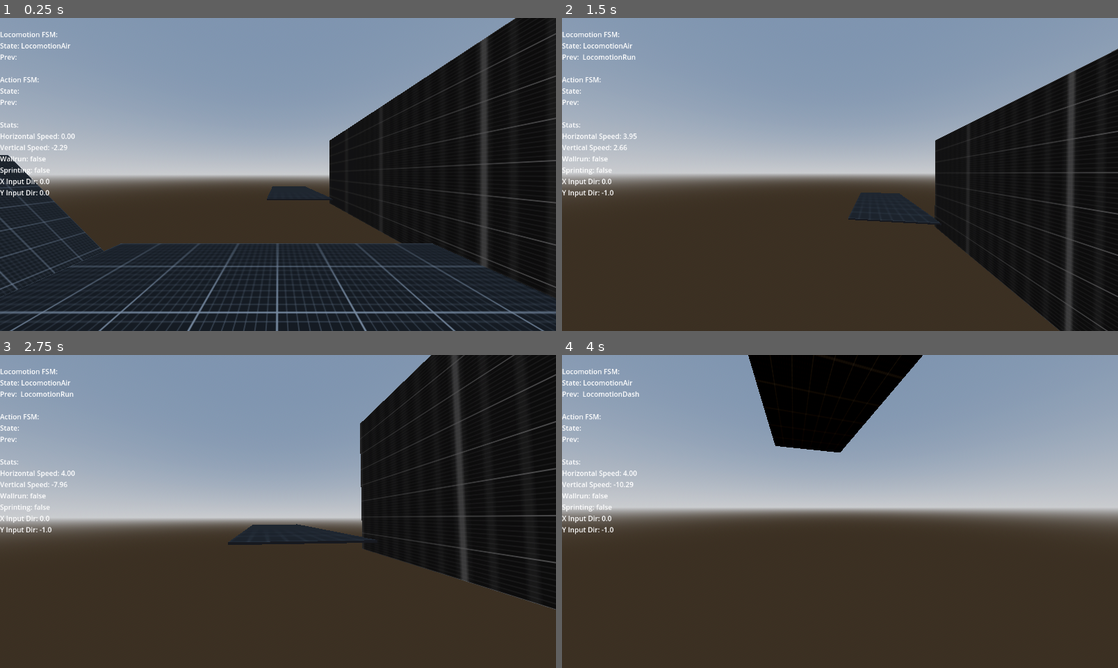
Above: before the commit, frames 1-4 (two rows, left to right).
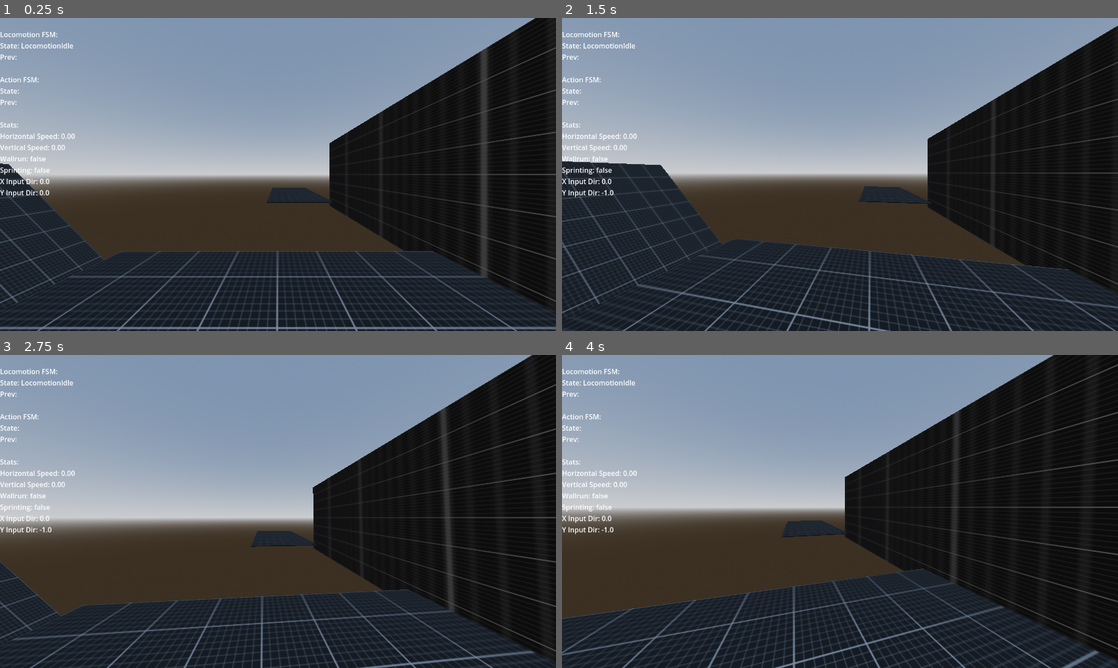
Above: after the commit, the same moments.

Repository: mdnrealdeal/parkour-game
Game: Godot game, scene res://scenes/levels/test_scene.tscn
The game is run twice, just before and just after one commit, with the same random seed, the same clock (stepped at 60 frames per second) and the same inputs.
Inputs (mouse positions are in pixels of both pictures, inside the frame that each line leads up to):
- Up to frame 1 (0.25 s): no input
- Up to frame 2 (1.5 s): tap Enter (ui_accept) at 0.5 s; move the mouse to (867, 174) at 0.52 s; hold X (crouch) 0.53-1.28 s; hold W (move_forward) from 0.53 s (still down); tap Space (jump) at 0.77, 0.8, 1.07, 1.35 s; move the mouse to (812, 174) at 1.27 s
- Up to frame 3 (2.75 s): keep holding W (move_forward); tap Space (jump) at 1.52, 1.82, 2.3 s; tap X (crouch) at 1.55 s; move the mouse to (289, 505) at 2.02 s; hold X (crouch) from 2.03 s (still down)
- Up to frame 4 (4 s): keep holding W (move_forward); move the mouse to (834, 517) at 2.77 s; release X (crouch) at 2.78 s; tap Shift (dash) at 2.85 s; tap Space (jump) at 3.02, 3.32, 3.77, 3.8 s; tap X (crouch) at 3.05 s; move the mouse to (878, 514) at 3.52 s; hold X (crouch) from 3.53 s (still down)

The runs differ from the first frame. In frame 1, 9.9% of the frame differs, in the area x 0-100%, y 0-100%; in frame 2, 33%; in frame 3, 32%; in frame 4, 57%.
Error after the commit: Parse Error: Identifier "coyote_timer" not declared in the current scope. (res://scripts/_FSMs/locoLayer/locomotion_air.gd:10)

Commit message:
interchanges

Diff:
--- a/entities/player/player.tscn
+++ b/entities/player/player.tscn
@@ -73,6 +73,7 @@
 
 [node name="LocomotionAir" type="Node" parent="Machines/LocoLayer"]
 script = ExtResource("3_fkugw")
+is_interruptable_state = null
 metadata/_custom_type_script = "uid://bs5rbrag8fxp3"
 
 [node name="LocomotionIdle" type="Node" parent="Machines/LocoLayer"]
--- a/scripts/_FSMs/locoLayer/locomotion_air.gd
+++ b/scripts/_FSMs/locoLayer/locomotion_air.gd
@@ -4,11 +4,6 @@
 #region Internal variables
 const WALLRUN_THRESHOLD: float = 0.5
 const WALLRUN_COOLDOWN: float = 0.75
-
-var air_jumps_left: int = 0
-
-@onready var coyote_timer: Timer = Timer.new()
-@onready var wallrun_timer: Timer = Timer.new()
 #endregion
 
 func _ready() -> void:
--- a/scripts/_FSMs/locoLayer/locomotion_dash.gd
+++ b/scripts/_FSMs/locoLayer/locomotion_dash.gd
@@ -3,8 +3,6 @@
 
 var _duration: float = 0.0
 var _dash_direction: Vector3
-
-@onready var _cooldown_timer: Timer = Timer.new()
 
 func _ready() -> void:
 	_cooldown_timer.one_shot = true
--- a/scripts/_FSMs/locoLayer/locomotion_idle.gd
+++ b/scripts/_FSMs/locoLayer/locomotion_idle.gd
@@ -6,11 +6,11 @@
 #endregion
 
 func enter(_previous_state: State = null) -> void:
-	actor_ref.is_sprinting = false
+	actor_ref.blackboard.is_sprinting = false
 
 func physics_update(delta: float) -> void:
 	# decrement time before sprinting
-	actor_ref.run_time -= delta * IDLE_RUN_DECAY
+	actor_ref.blackboard.run_time -= delta * IDLE_RUN_DECAY
 
 
 	# friction
--- a/scripts/_FSMs/locoLayer/locomotion_run.gd
+++ b/scripts/_FSMs/locoLayer/locomotion_run.gd
@@ -15,9 +15,9 @@
 func physics_update(delta: float) -> void:
 
 	if actor_ref.input_dir.y < -SPRINT_STRAFE_THRESHOLD:
-		actor_ref.run_time += delta
+		actor_ref.blackboard.run_time += delta
 	else:
-		actor_ref.run_time -= delta * STRAFE_RUN_DECAY
+		actor_ref.blackboard.run_time -= delta * STRAFE_RUN_DECAY
 
 	if not actor_ref.is_on_floor():
 		transition_requested.emit(self, LocomotionAir)
@@ -39,12 +39,12 @@
 	var _current_speed: float = actor_ref.move_stats.speed
 	var _current_acceleration: float = actor_ref.move_stats.acceleration
 
-	if actor_ref.run_time >= actor_ref.move_stats.time_before_sprinting:
-		actor_ref.is_sprinting = true
+	if actor_ref.blackboard.run_time >= actor_ref.move_stats.time_before_sprinting:
+		actor_ref.blackboard.is_sprinting = true
 		_current_speed = actor_ref.move_stats.sprint_speed
 		_current_acceleration = actor_ref.move_stats.sprint_acceleration
 	else:
-		actor_ref.is_sprinting = false
+		actor_ref.blackboard.is_sprinting = false
 
 	var target_velocity: Vector3 = direction * _current_speed
 	var current_velocity: Vector3 = Vector3(actor_ref.velocity.x, 0, actor_ref.velocity.z)
--- a/scripts/_FSMs/locoLayer/locomotion_wallrun.gd
+++ b/scripts/_FSMs/locoLayer/locomotion_wallrun.gd
@@ -9,7 +9,7 @@
 #endregion
 
 func enter(_previous_state: State = null) -> void:
-	actor_ref.is_wall_running = true
+	actor_ref.blackboard.is_wall_running = true
 	_linger_timer = 0.0
 
 	if actor_ref.velocity.y != 0.0:
@@ -23,7 +23,7 @@
 		_wall_normal = actor_ref.ray_left.get_collision_normal()
 
 func exit() -> void:
-	actor_ref.is_wall_running = false
+	actor_ref.blackboard.is_wall_running = false
 
 func physics_update(delta: float) -> void:
 	if do_wall_jump(): return
--- a/scripts/actor/actor.gd
+++ b/scripts/actor/actor.gd
@@ -14,18 +14,9 @@
 @onready var ray_back_right: RayCast3D = %RayBackRight
 #endregion
 
-# Movement stats edited here.
+# Actor-specific data here.
 @export var move_stats: MovementStats
-
-#region State flags
-var run_time: float = 0.0:
-	set(new_time):
-		run_time = clampf(new_time, 0.0, move_stats.time_before_sprinting)
-
-var is_wall_running: bool = false
-var is_sprinting: bool = false
-var is_crouching: bool = false
-#endregion
+@export var blackboard: ActorBlackboard
 
 #region Virtual controller variables
 var input_dir: Vector2 = Vector2.ZERO
@@ -38,6 +29,13 @@
 @abstract func _calculate_movement_parameters() -> void
 
 func _ready() -> void:
+	if not blackboard:
+		blackboard = ActorBlackboard.new()
+		blackboard.name = "GenericActorBlackboard"
+		add_child(blackboard)
+
+	blackboard.setup_run_time(move_stats.time_before_sprinting)
+
 	fsm_loco_layer.init(self)
 	fsm_action_layer.init(self)
 
--- /dev/null
+++ b/scripts/actor/actorBlackboard.gd
@@ -0,0 +1,37 @@
+class_name ActorBlackboard
+extends Node
+
+# references
+
+
+# timers
+@onready var coyote_cooldown_timer: Timer = Timer.new()
+@onready var wallrun_cooldown_timer: Timer = Timer.new()
+
+
+# float counters
+var max_run_time: float = 5.0
+var run_time: float = 0.0:
+	set(new_time):
+		run_time = clampf(new_time, 0.0, max_run_time)
+
+# counters
+var air_jumps_left: int = 0
+
+# state flags
+var is_wall_running: bool = false
+var is_sprinting: bool = false
+var is_crouching: bool = false
+
+func _ready() -> void:
+	coyote_cooldown_timer.one_shot = true
+	coyote_cooldown_timer.name = "Coyote Cooldown Timer"
+
+	wallrun_cooldown_timer.one_shot = true
+	wallrun_cooldown_timer.name = "Wallrun Cooldown Timer"
+
+	add_child(coyote_cooldown_timer)
+	add_child(wallrun_cooldown_timer)
+
+func setup_run_time(time: float) -> void:
+	max_run_time = time
--- a/scripts/ui/_debug/label_state_display.gd
+++ b/scripts/ui/_debug/label_state_display.gd
@@ -81,7 +81,7 @@
 		loco_current, loco_prev,
 		action_current, action_prev,
 		h_vel, v_vel,
-		str(actor.is_wall_running),
-		str(actor.is_sprinting),
+		str(actor.blackboard.is_wall_running),
+		str(actor.blackboard.is_sprinting),
 		inputdir_x, inputdir_y
 	]
Not shown, added: scripts/actor/actorBlackboard.gd.uid
